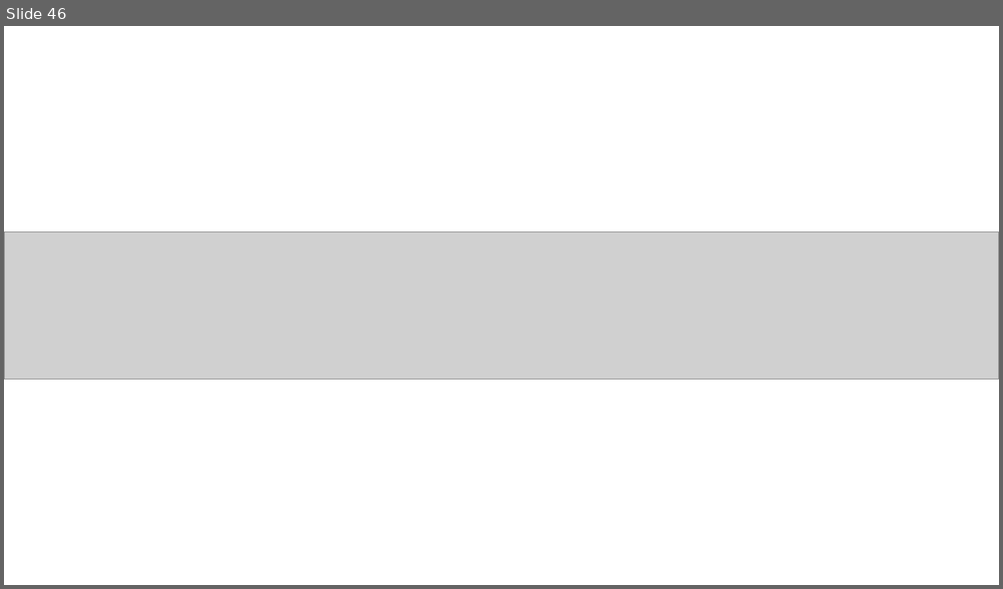
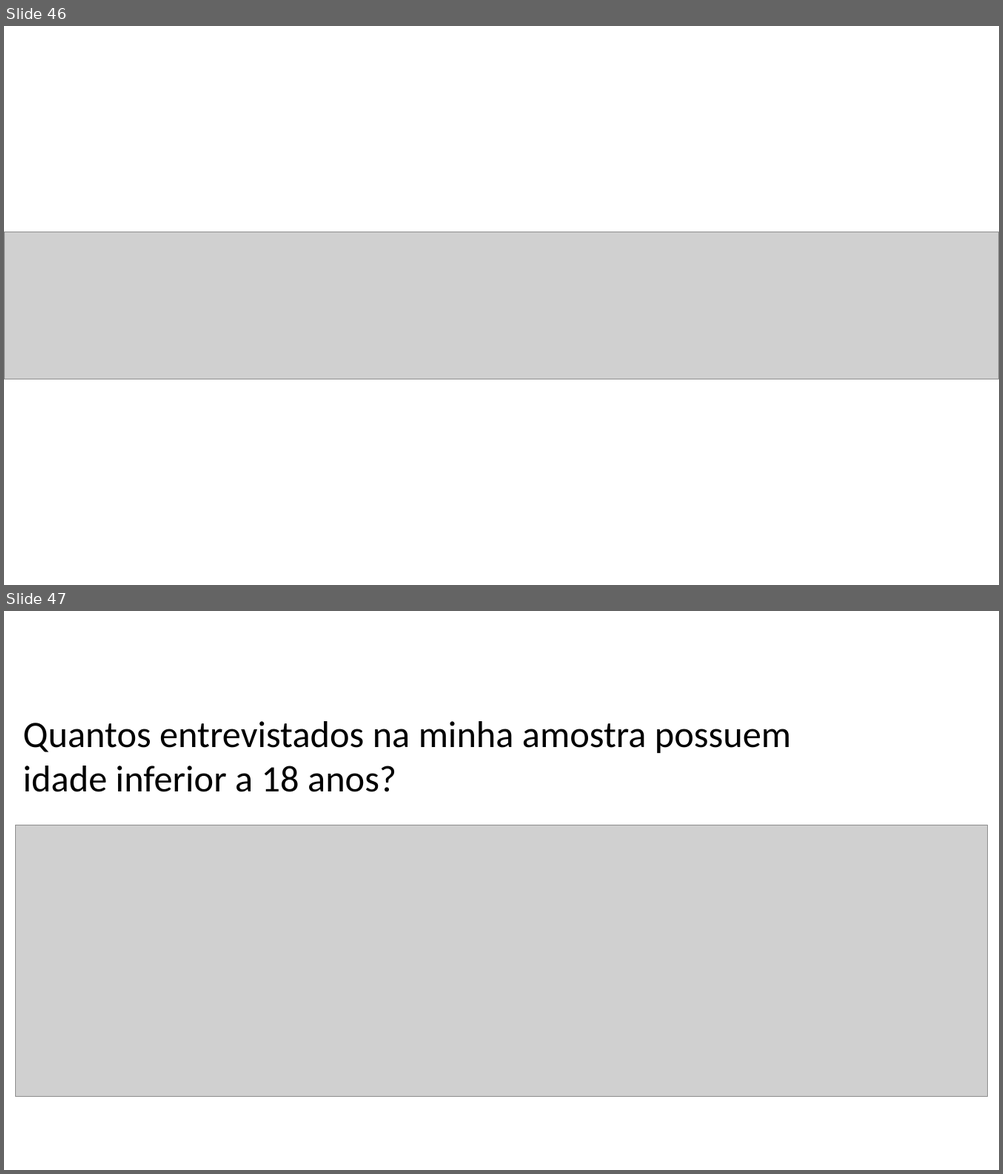
Before and after one commit to romulodf-cesar/etl_senso2015, a slide deck: Git e GitHub.pptx. Shown one above the other, each under a label of ours: slide 46 before the commit, slides 46 and 47 after it. The pictures are 1003x589 and 1003x1174 pixels, drawn with LibreOffice and Linux fonts; fonts in the diff are those of the drawing; grey boxes stand for pictures. Boxes give left, top, right and bottom in pixels: in the first picture for what was removed or moved away, otherwise in the second. Text is boxed around its words. In the diff, an @@ line names an element or a change of style, - is before the commit and + after.

```diff
--- a/Git e GitHub.pptx
+++ b/Git e GitHub.pptx
@@ slide 47 added at [4, 611, 999, 1170], background #FFFFFF @@
@@ text added at [23, 721, 791, 792], 36 pt, text #000000 @@
+Quantos entrevistados na minha amostra possuem
+idade inferior a 18 anos?
@@ picture added at [16, 825, 987, 1097] @@
```
Also in this commit, not shown: 14 other slides added, 4 other files.
